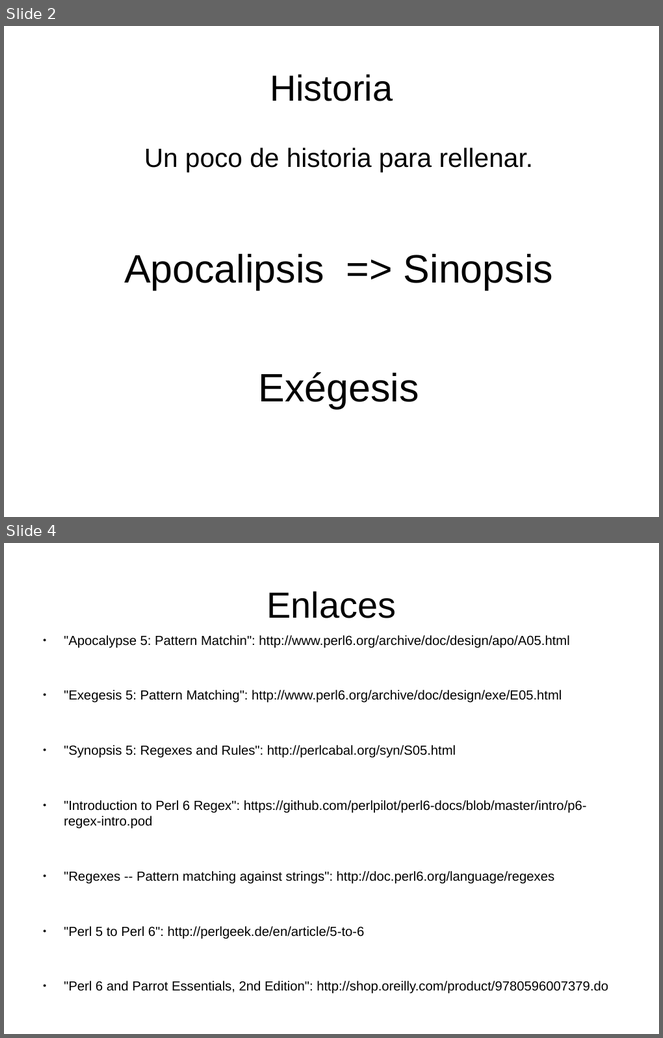
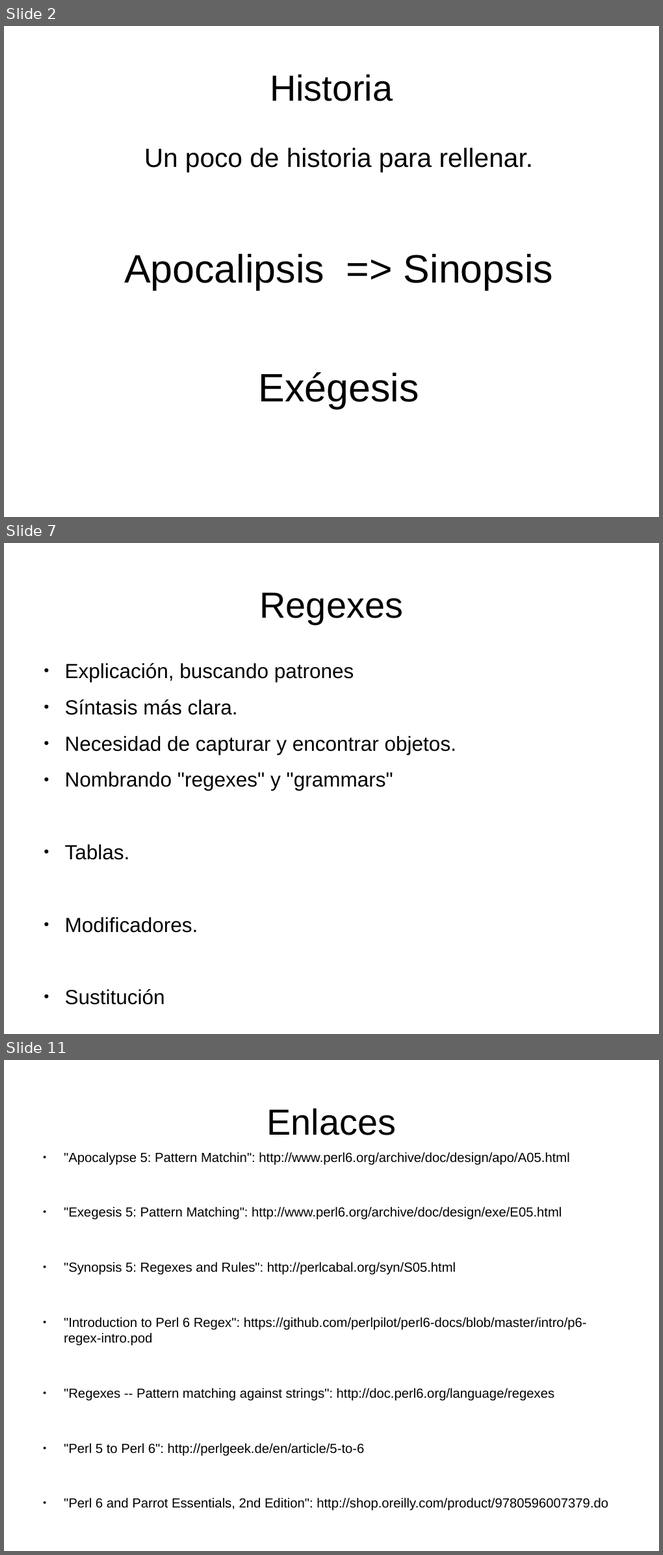
Before and after one commit to renatolrr/Regexes-and-Rules, a slide deck: impress/Regexes-and-Rules.odp. Shown one above the other, each under a label of ours: slides 2 and 4 before the commit, slides 2, 7 and 11 after it; the slides between them are not shown. The pictures are 663x1038 and 663x1555 pixels, drawn with LibreOffice and Linux fonts; fonts in the diff are those of the drawing. Boxes give left, top, right and bottom in pixels: in the first picture for what was removed or moved away, otherwise in the second. Text is boxed around its words. In the diff, an @@ line names an element or a change of style, - is before the commit and + after.

```diff
--- a/impress/Regexes-and-Rules.odp
+++ b/impress/Regexes-and-Rules.odp
@@ slide 7 added at box(4, 543, 659, 1034), background #FFFFFF @@
@@ title added at box(260, 592, 403, 624), 44 pt, text #000000 @@
+Regexes
@@ text added at box(65, 663, 456, 933), 24.8 pt, text #000000 @@
+● Explicación, buscando patrones
+● Síntasis más clara.
+● Necesidad de capturar y encontrar objetos.
+● Nombrando "regexes" y "grammars"
+● Tablas.
+● Modificadores.
+● Sustitución
@@ what was slide 4 is now slide 11 @@
```
Also in this commit, not shown: 7 other slides added, 1 slide removed, 2 other files.
